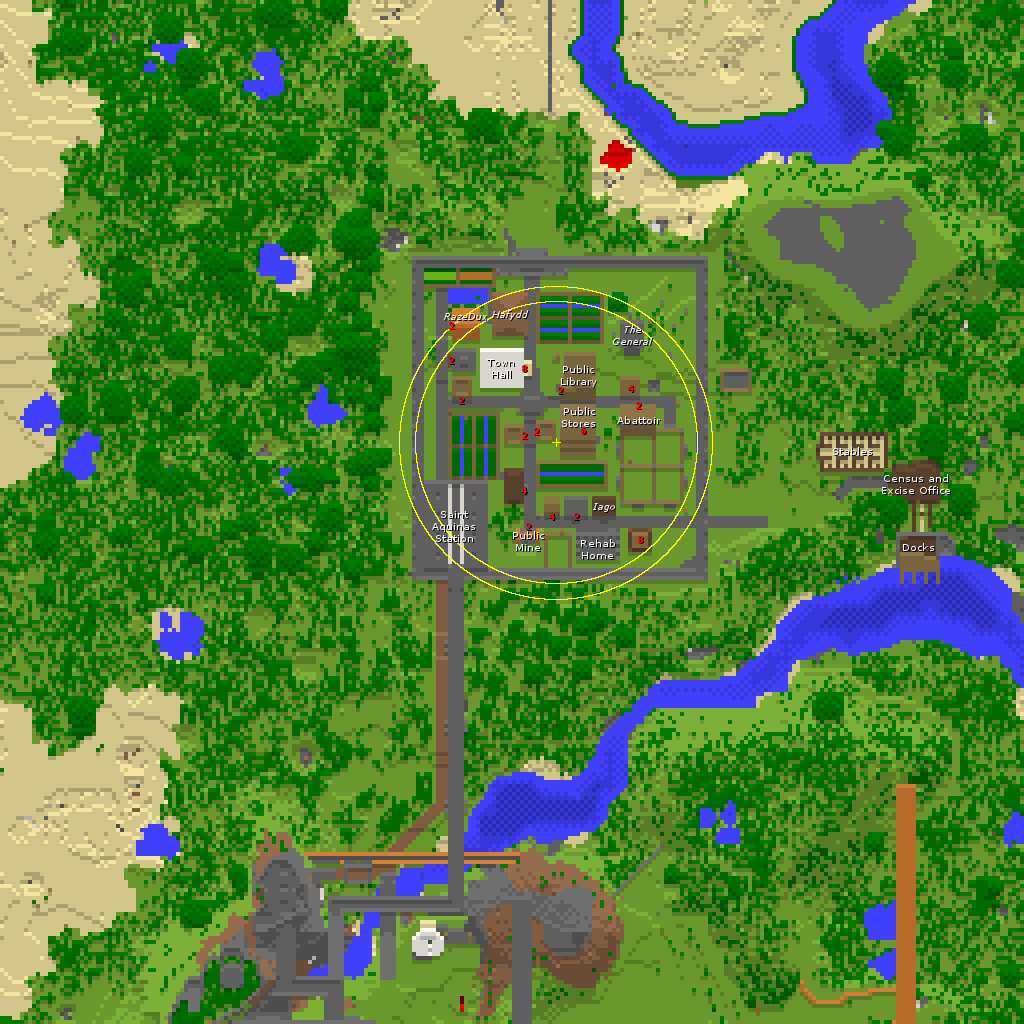
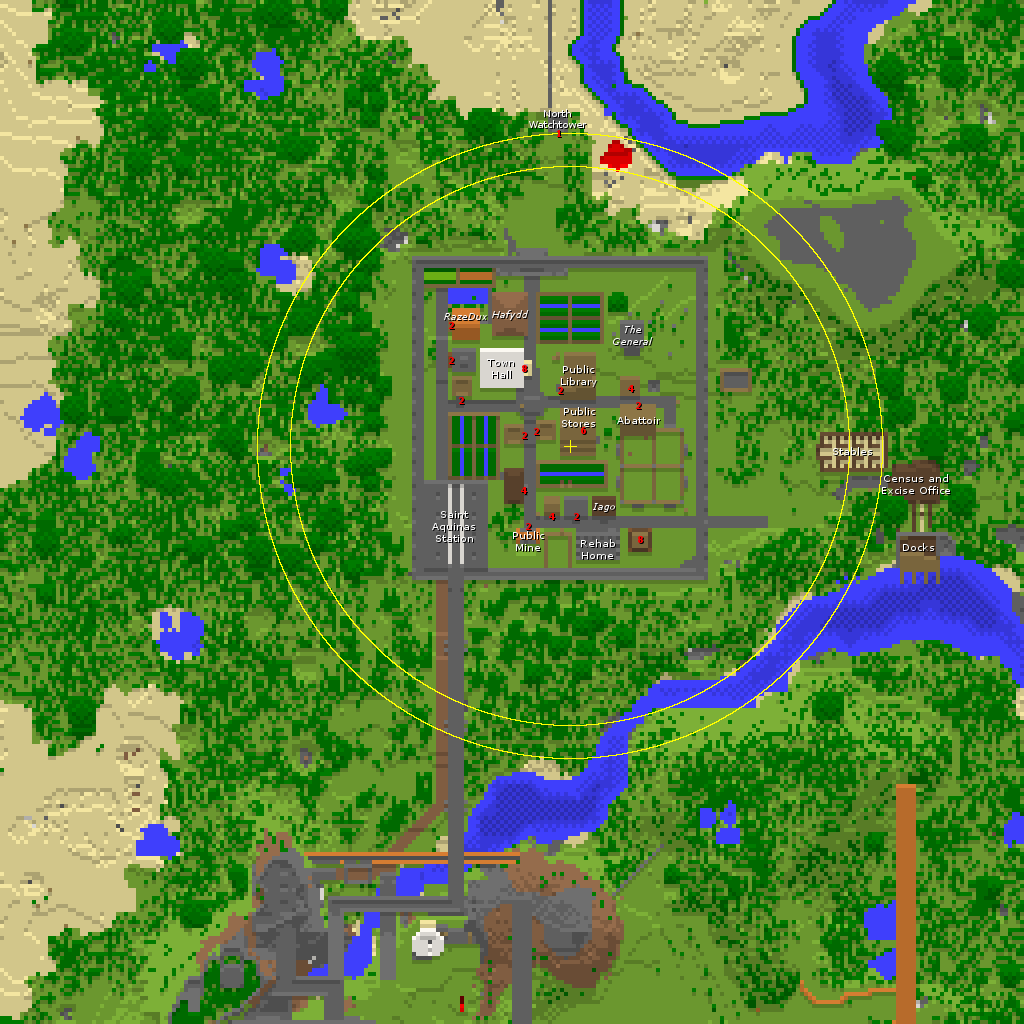
Comparing the layer stacks of the two 1024 x 1024 images. Changes:
renamed "map_112.png" to "2 #7", moved it into group "Doors/Text/", painted on it over [52, 121, 539, 512]
renamed "map_113.png" to "2 #6", moved it into group "Doors/Text/", painted on it over [512, 108, 883, 512]
renamed "map_114.png" to "8", moved it into group "Doors/Text/", painted on it over [28, 365, 527, 920]
renamed "map_115.png" to "2 #2", moved it into group "Doors/Text/", painted on it over [449, 357, 883, 920]
renamed "RazeDux" to "2 #5", moved it into group "Doors/Text/", painted on it over [444, 313, 524, 530]
renamed "6" to "1", painted on it over [557, 130, 586, 408]
renamed "The General" to "Doors/Shadow", moved it into group "Doors/", painted on it over [450, 131, 653, 544]
renamed "Docks" to "The General", moved it above "Hafydd", painted on it over [628, 325, 883, 551]
renamed "Abattoir" to "Hafydd", moved it above "RazeDux", painted on it over [492, 310, 660, 420]
renamed "Big Bob" to "RazeDux", painted on it over [444, 313, 615, 488]
renamed "2 #3" to "North Watchtower", moved it into group "Labels/Text/", painted on it over [529, 109, 586, 305]
renamed "Labels/Shadow" to "Census and Excise Office", moved it into group "Labels/Text/", painted on it over [433, 311, 883, 560]
added layer "Labels/Shadow" in group "Labels/" over [433, 110, 883, 560]
painted on "Geometry/Base" over [257, 133, 883, 759]
renamed "2" to "map_115.png", moved it into group "Tiles/", painted on it over [449, 322, 883, 920]
removed layer "Doors/Shadow" (in "Doors/") from group "Doors/" over [450, 323, 644, 544]
renamed "2 #1" to "map_114.png", moved it into group "Tiles/", painted on it over [28, 397, 512, 920]
renamed "2 #2" to "map_113.png", moved it into group "Tiles/", painted on it over [449, 108, 883, 512]
added layer "map_112.png" in group "Tiles/" over [52, 139, 512, 512]
…and 9 more changes (2 added, 6 painted, 1 removed, 6 renamed, 6 stack)
